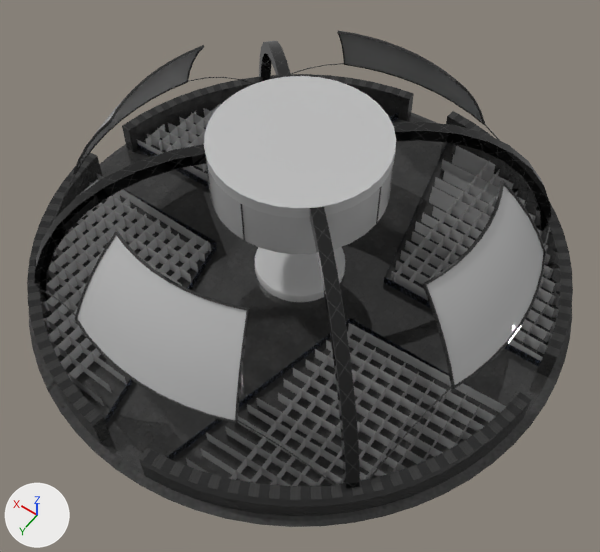
Two versions of the FBX model Assets/Xana Environments Data/Xana Summit/Xana Festival/New-Stage/NewStage.fbx, one commit apart.
The view is the same before and after, from a 50 mm lens placed at (-26.9, 37.6, 58.8), pointed at (-2.4, 3.4, 5.0). The lights are fixed; the arrows at lower left show +X, +Y and +Z. Where no turn or scale is listed for an object, it has been applied to the vertices.

In view in the first picture: 'Box006', 'Cylinder001', 'Floor', 'Line001', 'Object007', 'Object009', 'Stage', 'Stage001', 'Stage002', 'pp'.
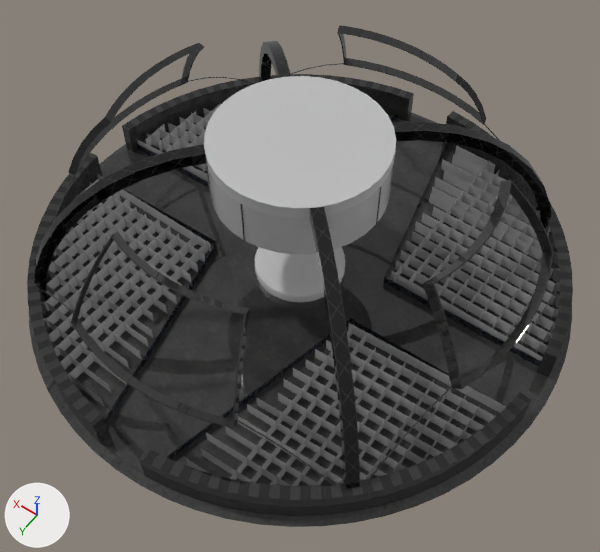
What the commit changed:
me_mesh_009 is used by ob_object007; location (0.0, 0.0, 0.0).
me_mesh_009 had 576 vertices, 560 faces and spanned x -19.9..19.8, y -19.8..19.9, z 2.7..15.2.
me_mesh_009 now has 576 vertices, 560 faces and spans x -20.3..20.2, y -20.3..20.3, z 2.7..15.4.
me_mesh_009 part 1: 48 of the vertices in x -19.9..-14.0, y -7.8..7.4, z 8.2..15.2 are moved by (-0.5, -0.2, 0.2).
me_mesh_009 part 2: 48 of the vertices in x -7.8..7.4, y 14.0..19.9, z 8.2..15.2 are moved by (-0.2, 0.5, 0.2).
me_mesh_009 part 3: 48 of the vertices in x 14.0..19.8, y -7.4..7.8, z 8.2..15.2 are moved by (0.4, 0.1, 0.2).
me_mesh_009 part 4: 48 of the vertices in x -7.3..7.8, y -19.8..-14.0, z 8.2..15.2 are moved by (0.2, -0.4, 0.2).
Object 'Object009' (ob_object009) is now hidden.

Where the change shows, as pixel boxes [x1, y1, x2, y2] in the pictures (600 x 552 px; the box of a moved part takes in the faces that stretch with it):
'Object009', hidden: before [77, 33, 544, 421]
'Object007', reshaped: before [38, 31, 551, 486]; after [38, 25, 553, 486]
part 1 of me_mesh_009, moved or reshaped: before [423, 181, 546, 389]; after [423, 180, 553, 389]
part 2 of me_mesh_009, moved or reshaped: before [74, 232, 250, 423]; after [71, 232, 250, 428]
part 3 of me_mesh_009, moved or reshaped: before [73, 45, 204, 175]; after [68, 43, 204, 175]
part 4 of me_mesh_009, moved or reshaped: before [337, 31, 485, 124]; after [337, 25, 486, 124]
